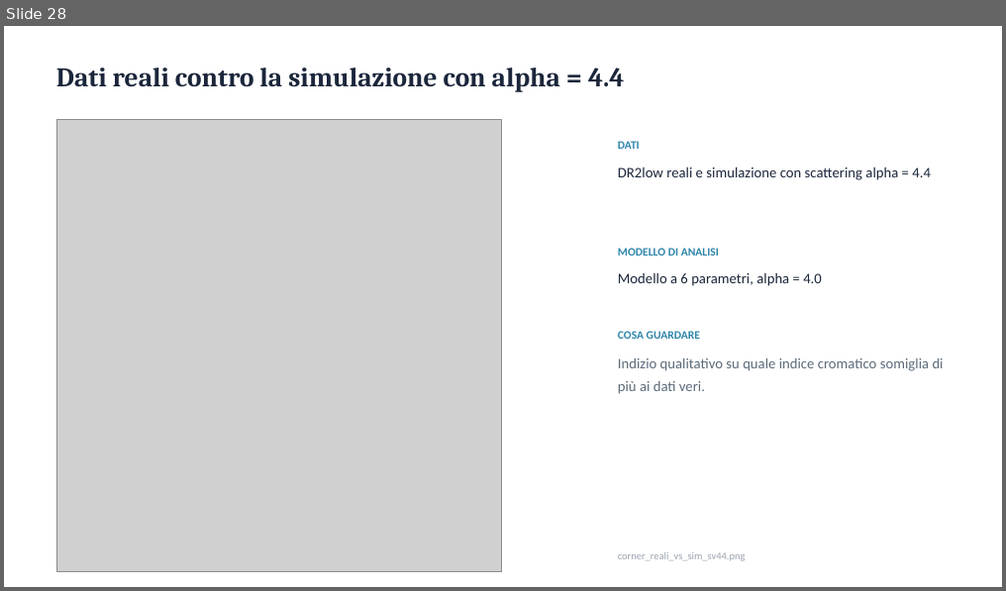
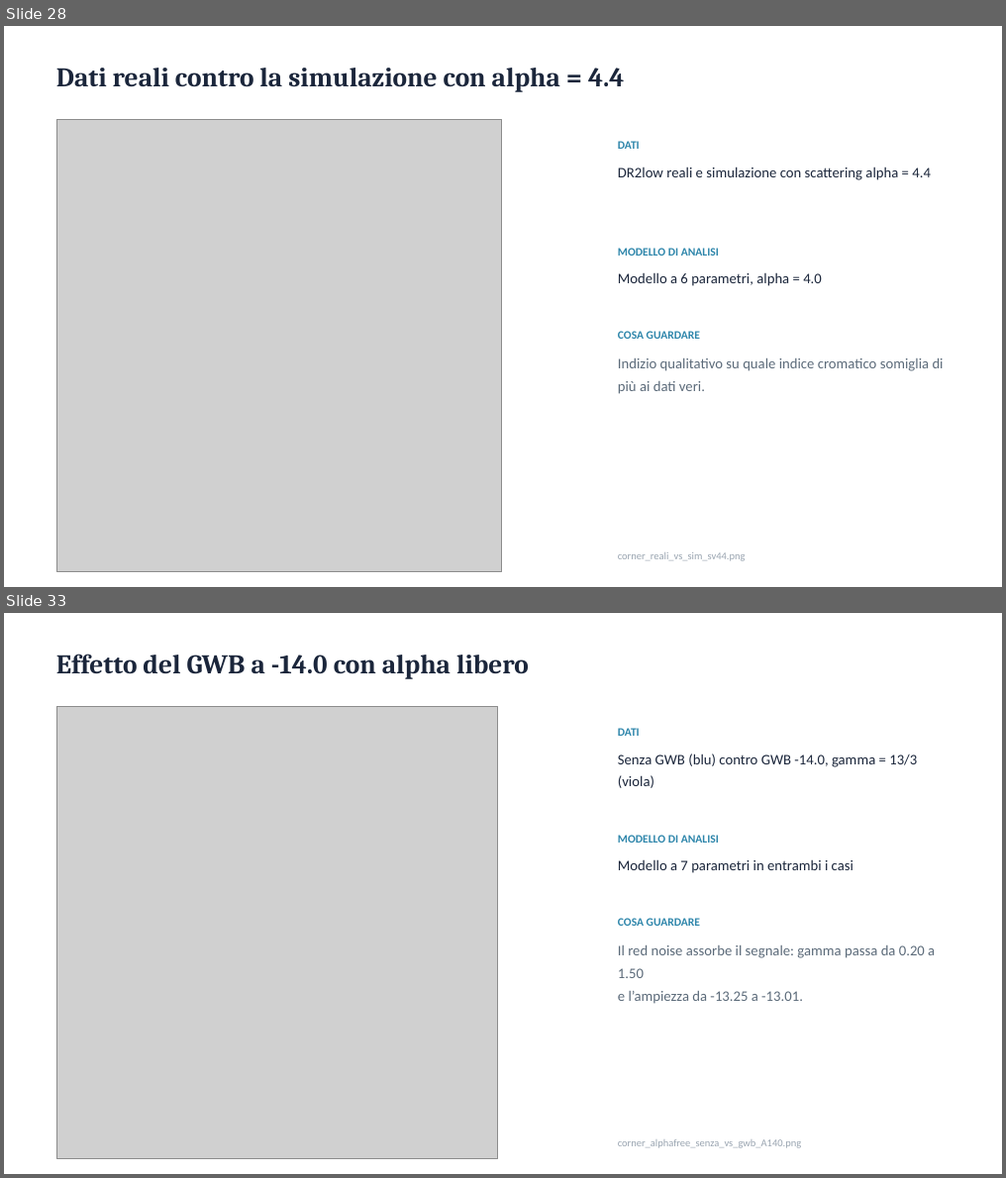
Before and after one commit to caivanolorenzo35-design/Tesi-PTA, a slide deck: Tesi_J1640_grafici.pptx. Shown one above the other, each under a label of ours: slide 28 before the commit, slides 28 and 33 after it; the slides between them are not shown. The pictures are 1006x591 and 1006x1178 pixels, drawn with LibreOffice and Linux fonts; fonts in the diff are those of the drawing; grey boxes stand for pictures. Boxes give left, top, right and bottom in pixels: in the first picture for what was removed or moved away, otherwise in the second. Text is boxed around its words. In the diff, an @@ line names an element or a change of style, - is before the commit and + after.

Commit message:
Band noise: simulazioni a 50 componenti, sezioni 40 vs 50 nei notebook 16-18, modello a 8 parametri (notebook 19 sim, 20 reali)

```diff
--- a/Tesi_J1640_grafici.pptx
+++ b/Tesi_J1640_grafici.pptx
@@ slide 33 added at (x1=4, y1=613, x2=1002, y2=1174), background #FFFFFF @@
@@ text added at (x1=56, y1=654, x2=529, y2=679), 26 pt, text #1B263B, bold @@
+Effetto del GWB a -14.0 con alpha libero
@@ picture added at (x1=56, y1=707, x2=498, y2=1159) @@
@@ text added at (x1=618, y1=728, x2=640, y2=736), 11 pt, text #2E86AB, bold @@
+DATI
@@ text added at (x1=618, y1=754, x2=917, y2=788), 14 pt, text #1B263B @@
+Senza GWB (blu) contro GWB -14.0, gamma = 13/3 (viola)
@@ text added at (x1=618, y1=835, x2=719, y2=843), 11 pt, text #2E86AB, bold @@
+MODELLO DI ANALISI
@@ text added at (x1=618, y1=860, x2=853, y2=873), 14 pt, text #1B263B @@
+Modello a 7 parametri in entrambi i casi
@@ text added at (x1=618, y1=918, x2=700, y2=926), 11 pt, text #2E86AB, bold @@
+COSA GUARDARE
@@ text added at (x1=618, y1=946, x2=935, y2=1004), 14 pt, text #5C6B7A @@
+Il red noise assorbe il segnale: gamma passa da 0.20 a 1.50
+e l’ampiezza da -13.25 a -13.01.
@@ text added at (x1=618, y1=1140, x2=801, y2=1149), 10 pt, text #9AA5B1 @@
+corner_alphafree_senza_vs_gwb_A140.png
```
Also in this commit, not shown: 6 slides changed, 1 other slide added, 2 slides removed, 59 other files.
